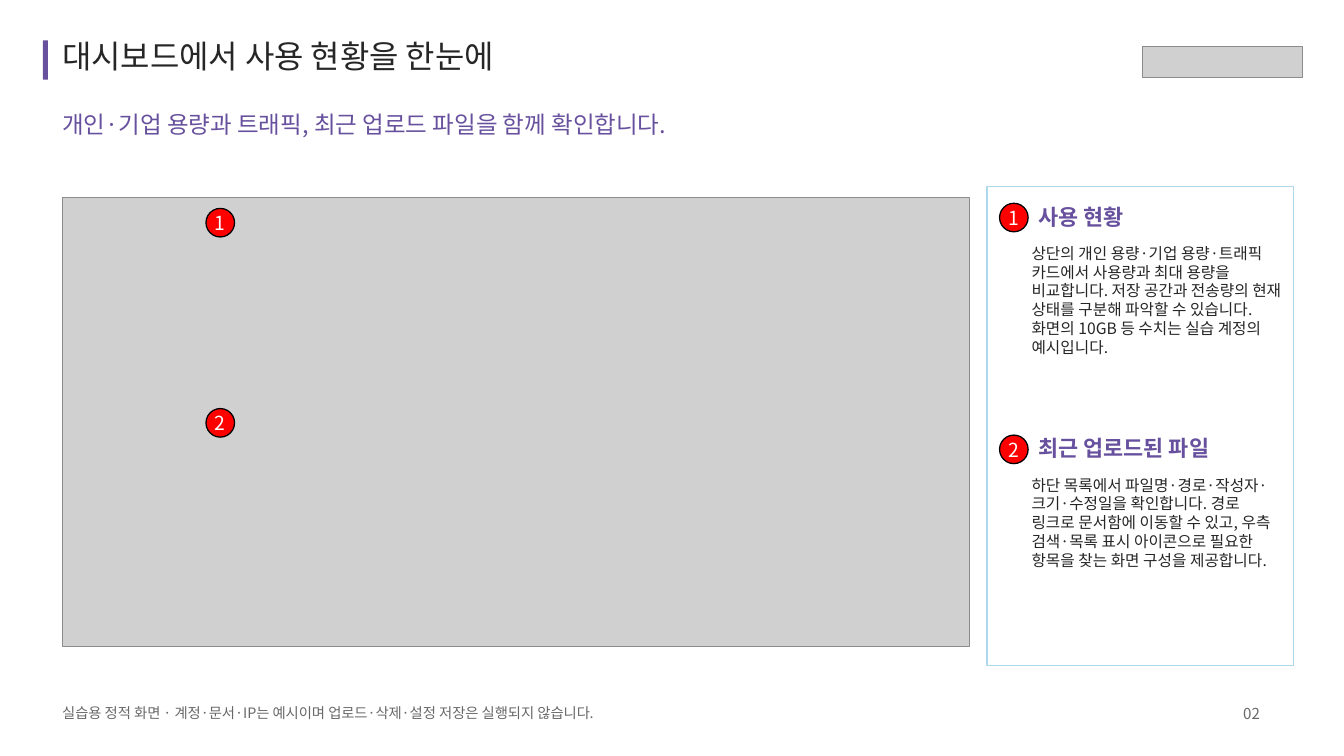
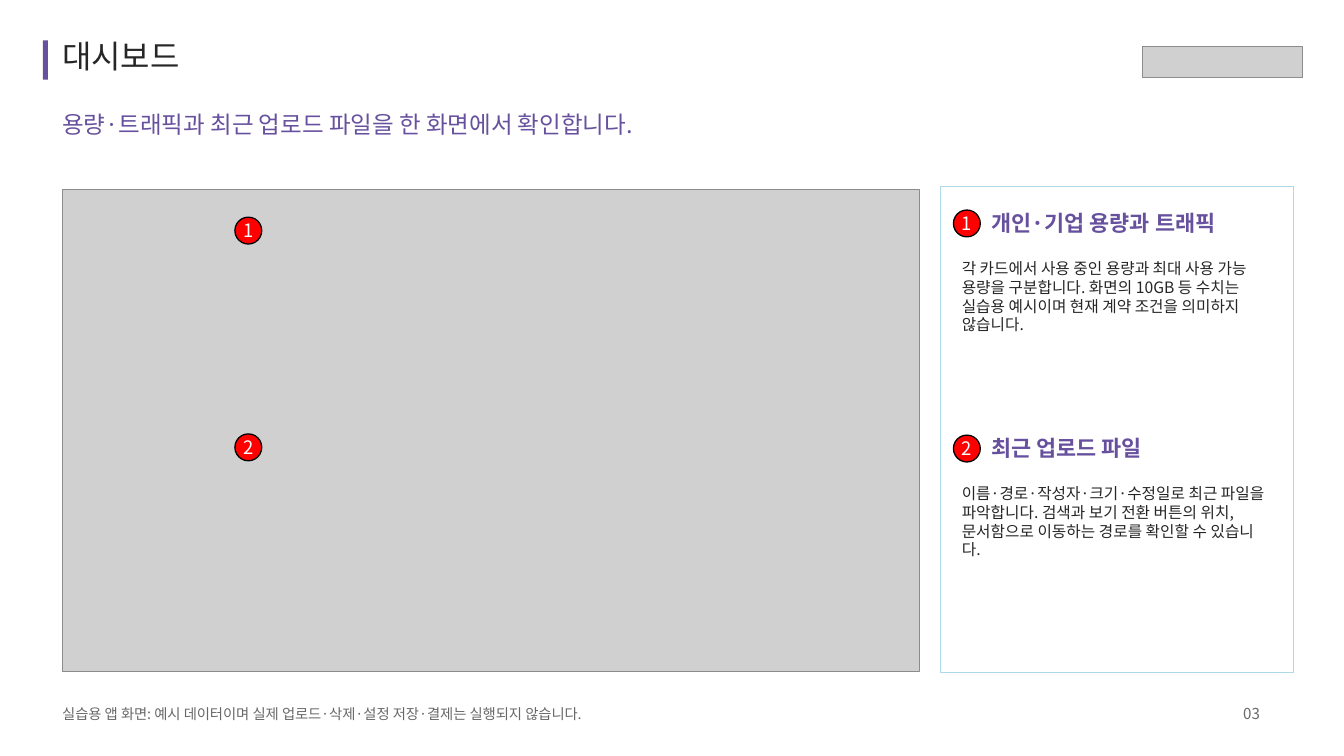
Before and after one commit to acmexii/cloudikehome, a slide deck: slide 3 of docs/cloudike-app-features.pptx (slide 2 before the commit). Drawn at 1344x756 pixels with LibreOffice and Linux fonts; fonts in the diff are those of the drawing; grey boxes stand for pictures. Boxes give left, top, right and bottom in pixels: in the first picture for what was removed or moved away, otherwise in the second. Text is boxed around its words. In the diff, an @@ line names an element or a change of style, - is before the commit and + after.

```diff
--- a/docs/cloudike-app-features.pptx
+++ b/docs/cloudike-app-features.pptx
@@ text at (x1=62, y1=41, x2=179, y2=71): text changed @@
-대시보드에서 사용 현황을 한눈에
+대시보드
@@ text at (x1=62, y1=113, x2=633, y2=135): text changed @@
-개인·기업 용량과 트래픽, 최근 업로드 파일을 함께 확인합니다.
+용량·트래픽과 최근 업로드 파일을 한 화면에서 확인합니다.
@@ picture resized from (x1=62, y1=198, x2=969, y2=647) to (x1=62, y1=189, x2=918, y2=672) @@
@@ rectangle resized from (x1=987, y1=186, x2=1293, y2=665) to (x1=941, y1=186, x2=1294, y2=672) @@
@@ rectangle at (x1=941, y1=186, x2=1294, y2=672): outline #AED8EC 1.13 pt to #AED8EC 0.75 pt @@
@@ text removed at (x1=1038, y1=206, x2=1123, y2=227) @@
-사용 현황
@@ ellipse "1" moved from (x1=206, y1=208, x2=234, y2=236) to (x1=235, y1=217, x2=261, y2=243) @@
@@ ellipse "1" moved from (x1=1000, y1=203, x2=1028, y2=231) to (x1=953, y1=210, x2=980, y2=236) @@
@@ text added at (x1=991, y1=212, x2=1215, y2=233), 19.5 pt, text #67519E, bold @@
+개인·기업 용량과 트래픽
@@ text at (x1=962, y1=261, x2=1247, y2=332): text changed @@
-상단의 개인 용량·기업 용량·트래픽 카드에서 사용량과 최대 용량을 비교합니다. 저장 공간과 전송량의 현재 상태를 구분해 파악할 수 있습니다. 화면의 10GB 등 수치는 실습 계정의 예시입니다.
+각 카드에서 사용 중인 용량과 최대 사용 가능 용량을 구분합니다. 화면의 10GB 등 수치는 실습용 예시이며 현재 계약 조건을 의미하지 않습니다.
@@ size 17.2 to 16.5 pt in 4 elements at (x1=235, y1=217, x2=261, y2=243), (x1=953, y1=435, x2=980, y2=462), (x1=953, y1=210, x2=980, y2=236), (x1=235, y1=434, x2=261, y2=460) @@
@@ ellipse "2" moved from (x1=206, y1=409, x2=234, y2=437) to (x1=235, y1=434, x2=261, y2=460) @@
@@ ellipse "2" moved from (x1=1000, y1=435, x2=1028, y2=464) to (x1=953, y1=435, x2=980, y2=462) @@
@@ text at (x1=991, y1=437, x2=1142, y2=458): text changed @@
-최근 업로드된 파일
+최근 업로드 파일
@@ text at (x1=962, y1=486, x2=1264, y2=557): text changed @@
-하단 목록에서 파일명·경로·작성자·크기·수정일을 확인합니다. 경로 링크로 문서함에 이동할 수 있고, 우측 검색·목록 표시 아이콘으로 필요한 항목을 찾는 화면 구성을 제공합니다.
+이름·경로·작성자·크기·수정일로 최근 파일을 파악합니다. 검색과 보기 전환 버튼의 위치, 문서함으로 이동하는 경로를 확인할 수 있습니다.
@@ text at (x1=62, y1=707, x2=581, y2=720): text changed @@
-실습용 정적 화면 · 계정·문서·IP는 예시이며 업로드·삭제·설정 저장은 실행되지 않습니다.
+실습용 앱 화면: 예시 데이터이며 실제 업로드·삭제·설정 저장·결제는 실행되지 않습니다.
@@ text at (x1=1243, y1=708, x2=1260, y2=719): text changed @@
-02
+03
```
Also in this commit, not shown: 10 other slides changed, 17 slides added, 1 slide removed, 2 other files.
